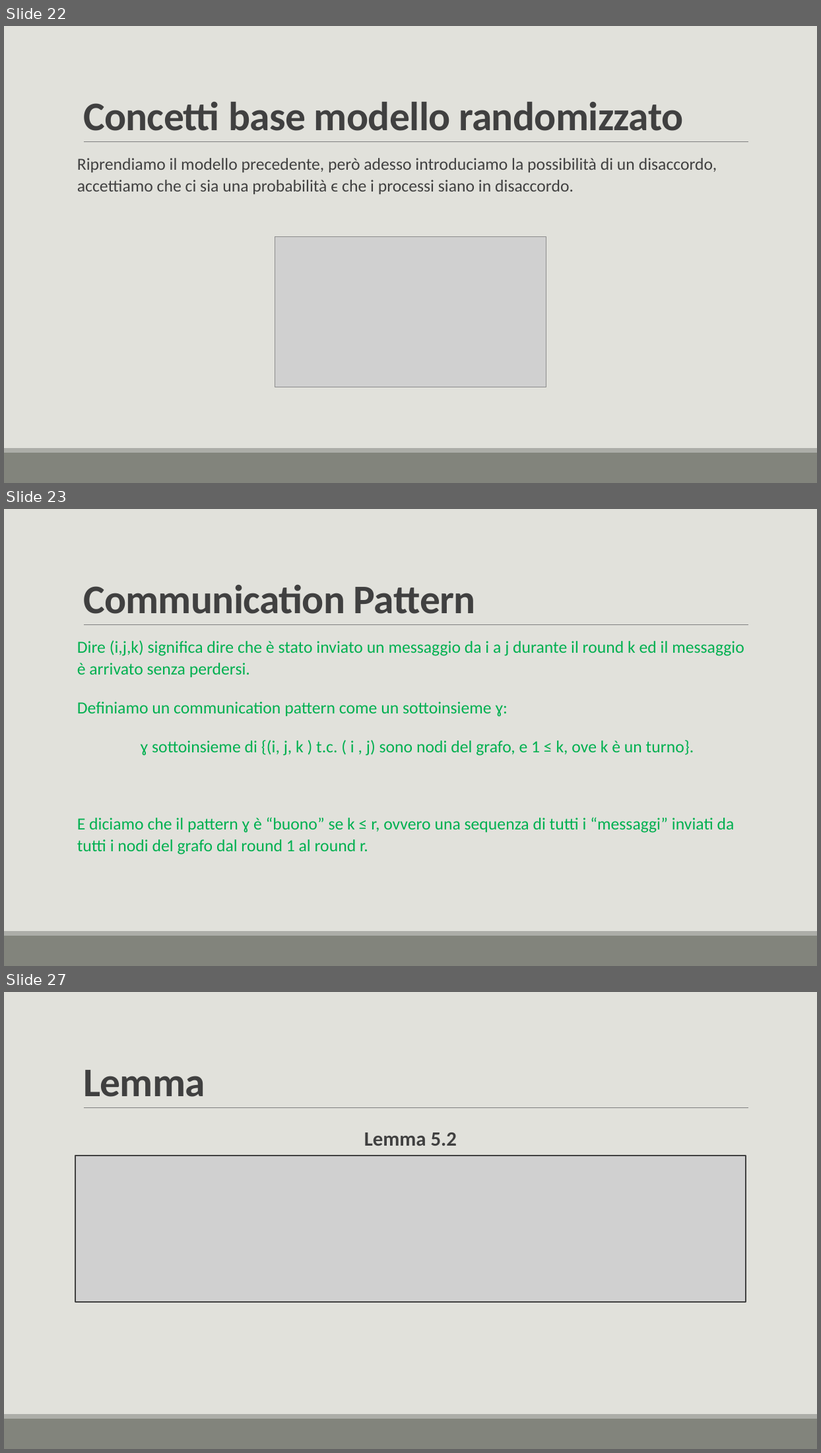
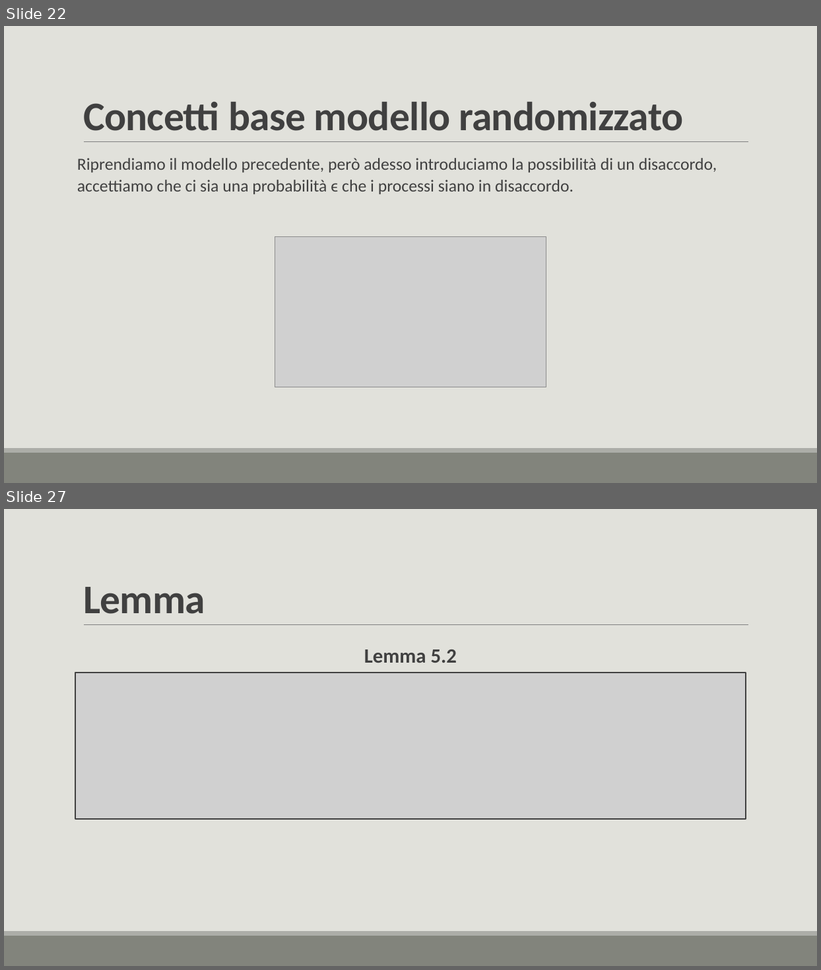
Before and after one commit to lory9894University/mcad, a slide deck: Prensentazione_V2.pptx. Shown one above the other, each under a label of ours: slides 22, 23 and 27 before the commit, slides 22 and 27 after it; the slides between them are not shown. The pictures are 821x1453 and 821x970 pixels, drawn with LibreOffice and Linux fonts; fonts in the diff are those of the drawing; grey boxes stand for pictures. Boxes give left, top, right and bottom in pixels: in the first picture for what was removed or moved away, otherwise in the second. Text is boxed around its words. In the diff, an @@ line names an element or a change of style, - is before the commit and + after.

```diff
--- a/Prensentazione_V2.pptx
+++ b/Prensentazione_V2.pptx
@@ slide 23 removed at (4, 509, 817, 966), background #E1E1DB; not listed: 3 template elements that a slide beside it also shows @@
@@ title removed at (83, 584, 476, 614) @@
-Communication Pattern
@@ text removed at (77, 640, 745, 855) @@
-Dire (i,j,k) significa dire che è stato inviato un messaggio da i a j durante il round k ed il messaggio è arrivato senza perdersi.
-Definiamo un communication pattern come un sottoinsieme ɣ:
-  ɣ sottoinsieme di {(i, j, k ) t.c. ( i , j) sono nodi del grafo, e 1 ≤ k, ove k è un turno}.
-E diciamo che il pattern ɣ è “buono” se k ≤ r, ovvero una sequenza di tutti i “messaggi” inviati da tutti i nodi del grafo dal round 1 al round r.
```
Also in this commit, not shown: 5 slides changed, 2 slides added.
